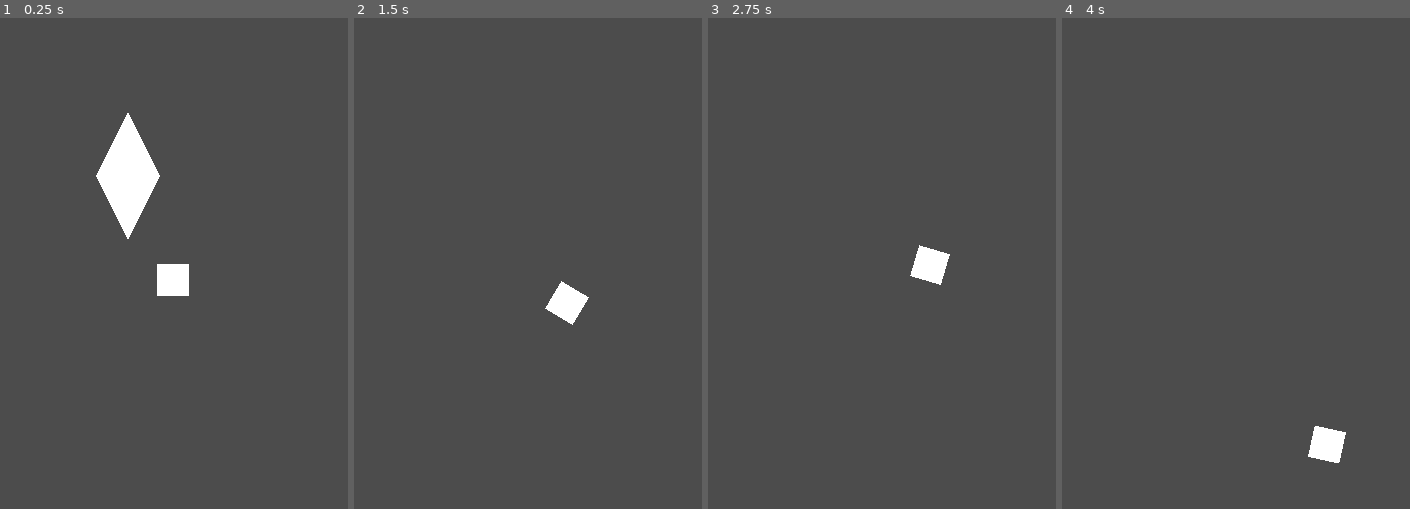
Above: before the commit, frames 1-4 (left to right).
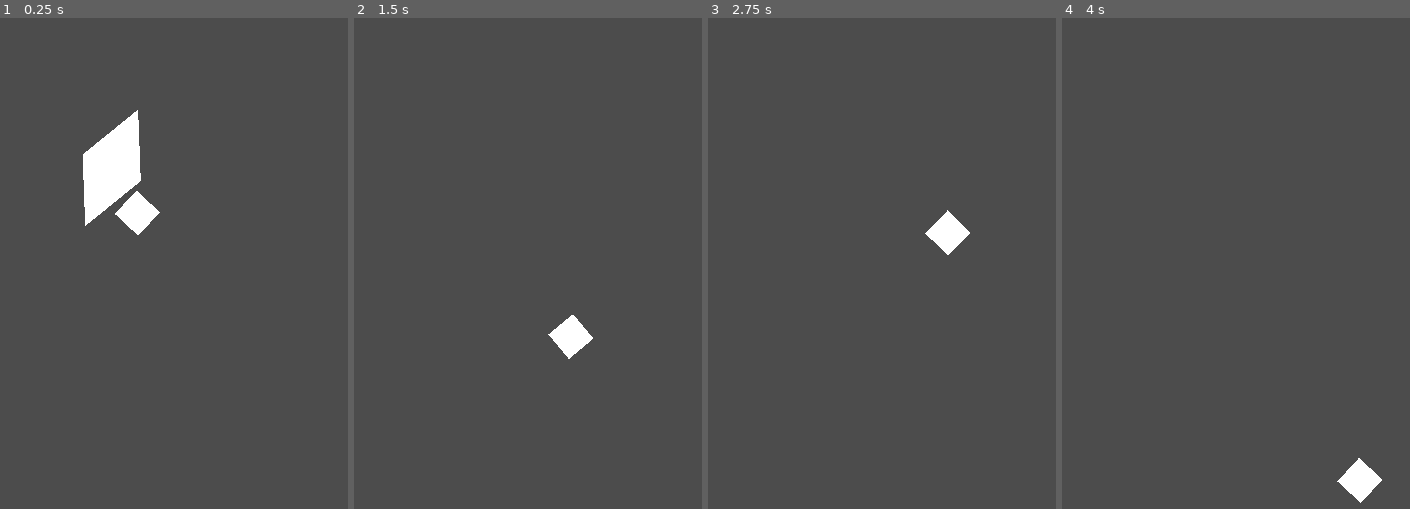
Above: after the commit, the same moments.

Repository: Kiel97/easy-jam-8bits-to-infinity
Game: Godot game, scene res://Game.tscn
Same seed, same stepped clock (60 frames per second), same inputs: the game is played once before the commit and once after it.
Inputs (mouse positions are in pixels of both pictures, inside the frame that each line leads up to):
- Up to frame 1 (0.25 s): no input
- Up to frame 2 (1.5 s): move the mouse to (663, 327) at 0.52 s; move the mouse to (482, 405) at 1.27 s
- Up to frame 3 (2.75 s): move the mouse to (965, 199) at 2.02 s
- Up to frame 4 (4 s): move the mouse to (outside the picture) at 2.77 s; move the mouse to (1406, 484) at 3.52 s

The runs differ from the first frame. In frame 1, 2.5% of the frame differs, in the area x 23-55%, y 18-57%; in frame 2, 1.1%; in frame 3, 1.2%; in frame 4, 1.2%.

Commit message:
Increase speeds of follow for both mouse and accelerator

Diff:
--- a/Player.gd
+++ b/Player.gd
@@ -1,7 +1,7 @@
 extends RigidBody2D
 
-const MOUSE_FOLLOW_SPEED = 1.2
-const ACC_FOLLOW_SPEED = 22
+const MOUSE_FOLLOW_SPEED = 2.4
+const ACC_FOLLOW_SPEED = 24
 
 const ACC_Y_CORRECTION = 0
 
